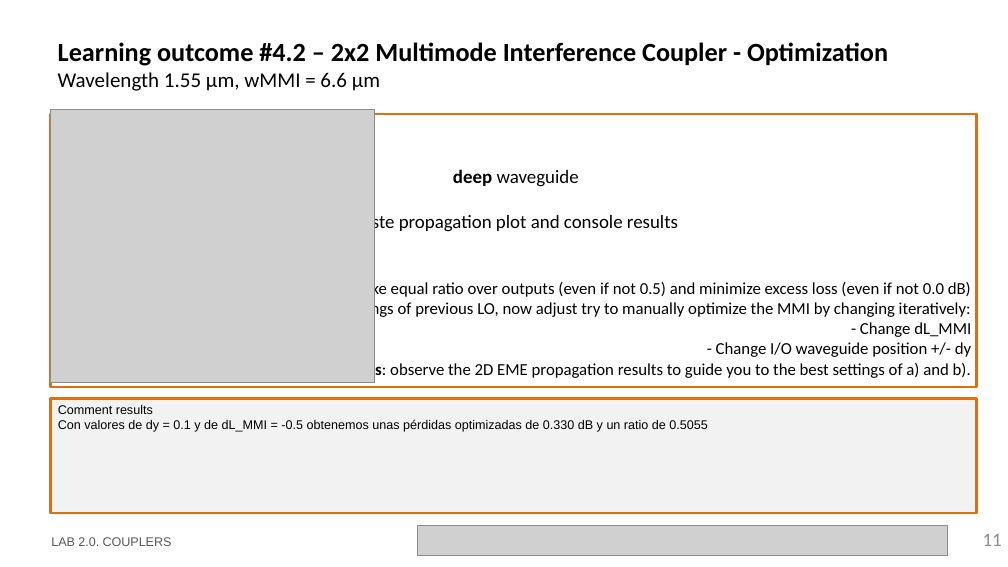
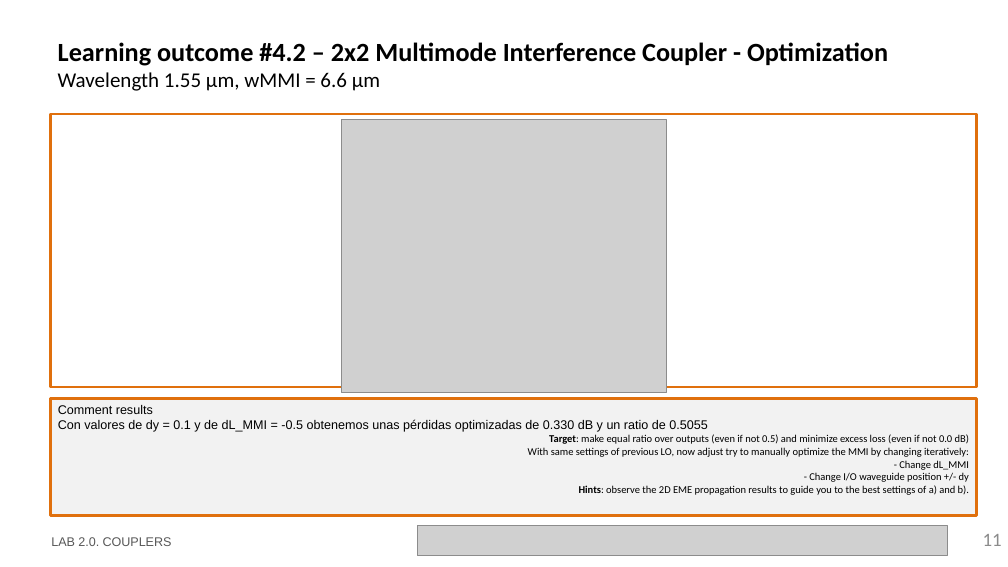
Before and after one commit to davidalcarria/pic-upv-lab2, a slide deck: slide 11 of LabBook_20.pptx. Drawn at 1008x567 pixels with LibreOffice and Linux fonts; fonts in the diff are those of the drawing; grey boxes stand for pictures; background and template pictures are left out. Boxes give left, top, right and bottom in pixels: in the first picture for what was removed or moved away, otherwise in the second. Text is boxed around its words. In the diff, an @@ line names an element or a change of style, - is before the commit and + after.

```diff
--- a/LabBook_20.pptx
+++ b/LabBook_20.pptx
@@ picture: place and size @@
-picture at <box>51,109,375,383</box>
+picture at <box>342,119,666,393</box>
@@ text removed at <box>341,169,971,379</box> @@
-deep waveguide
-Paste propagation plot and console results
-Target: make equal ratio over outputs (even if not 0.5) and minimize excess loss (even if not 0.0 dB)
-With same settings of previous LO, now adjust try to manually optimize the MMI by changing iteratively:
-- Change dL_MMI
-- Change I/O waveguide position +/- dy
-Hints: observe the 2D EME propagation results to guide you to the best settings of a) and b).
@@ text in rectangle at <box>528,434,969,495</box>: paragraphs added @@
+Target: make equal ratio over outputs (even if not 0.5) and minimize excess loss (even if not 0.0 dB)
+With same settings of previous LO, now adjust try to manually optimize the MMI by changing iteratively:
+- Change dL_MMI
+- Change I/O waveguide position +/- dy
+Hints: observe the 2D EME propagation results to guide you to the best settings of a) and b).
```
Also in this commit, not shown: 2 other slides changed.
